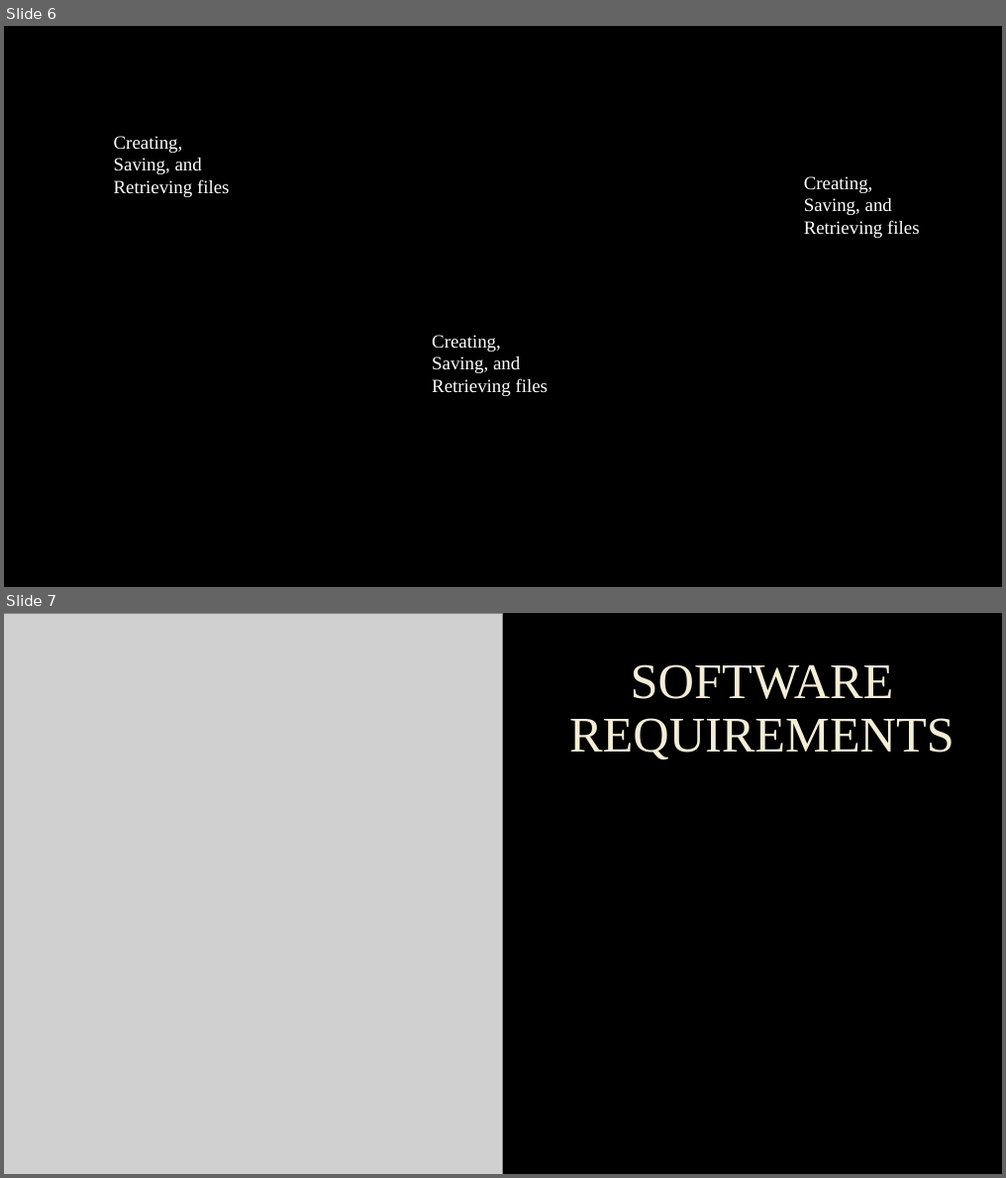
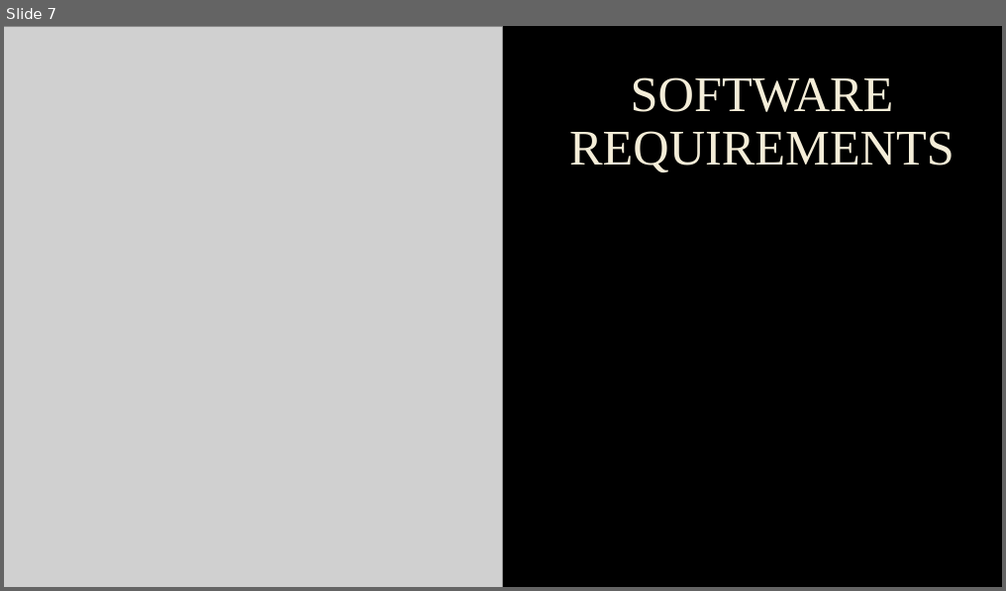
Before and after one commit to AbhijeetSinghHada/PaintApp, a slide deck: doc/2D_CAD_PROGRAM_final.pptx. Shown one above the other, each under a label of ours: slides 6 and 7 before the commit, slide 7 after it. The pictures are 1006x1178 and 1006x591 pixels, drawn with LibreOffice and Linux fonts; fonts in the diff are those of the drawing; grey boxes stand for pictures; background and template pictures are left out. Boxes give left, top, right and bottom in pixels: in the first picture for what was removed or moved away, otherwise in the second. Text is boxed around its words. In the diff, an @@ line names an element or a change of style, - is before the commit and + after.

```diff
--- a/doc/2D_CAD_PROGRAM_final.pptx
+++ b/doc/2D_CAD_PROGRAM_final.pptx
@@ slide 6 removed at box(4, 26, 1002, 587), background picture (left out) @@
@@ rectangle removed at box(77, 105, 333, 305) @@
@@ rectangle removed at box(717, 101, 972, 301) @@
@@ text removed at box(114, 136, 229, 197) @@
-Creating, Saving, and Retrieving files
@@ text removed at box(804, 176, 919, 238) @@
-Creating, Saving, and Retrieving files
@@ rectangle removed at box(397, 301, 652, 501) @@
@@ text removed at box(432, 335, 548, 396) @@
-Creating, Saving, and Retrieving files
```
Also in this commit, not shown: 3 slides changed, 1 slide added.
